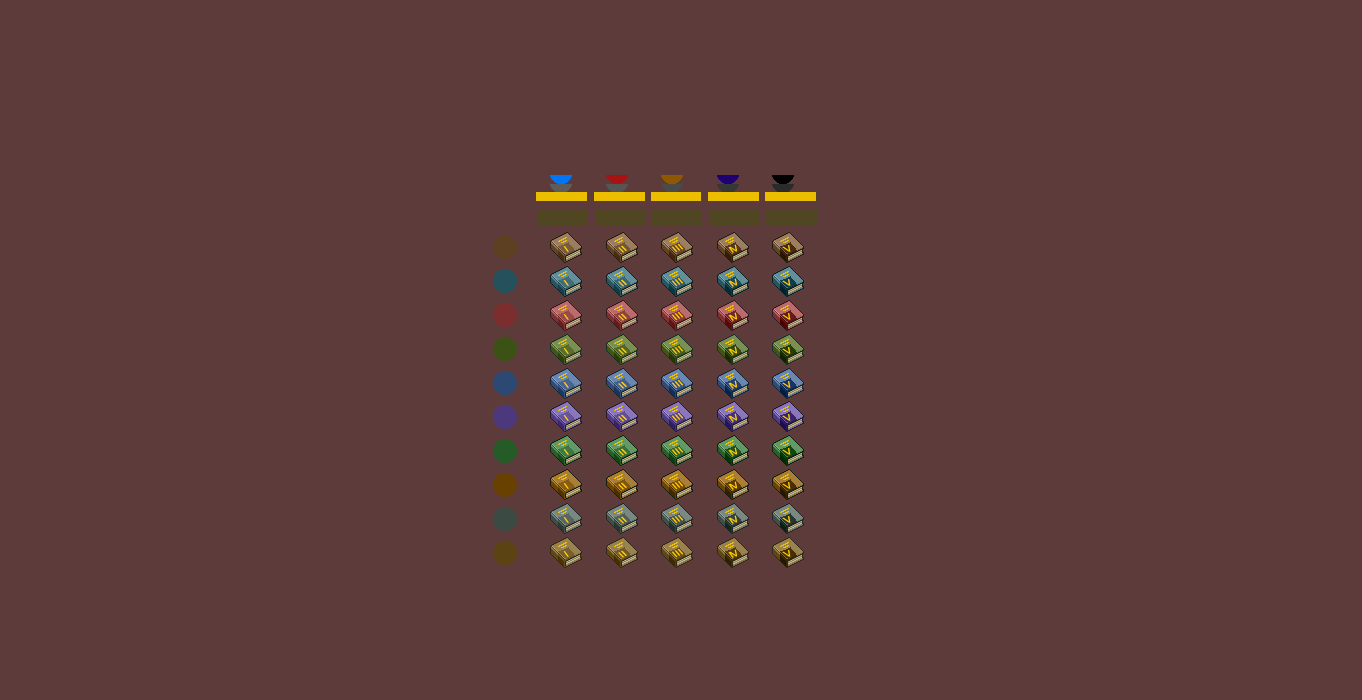
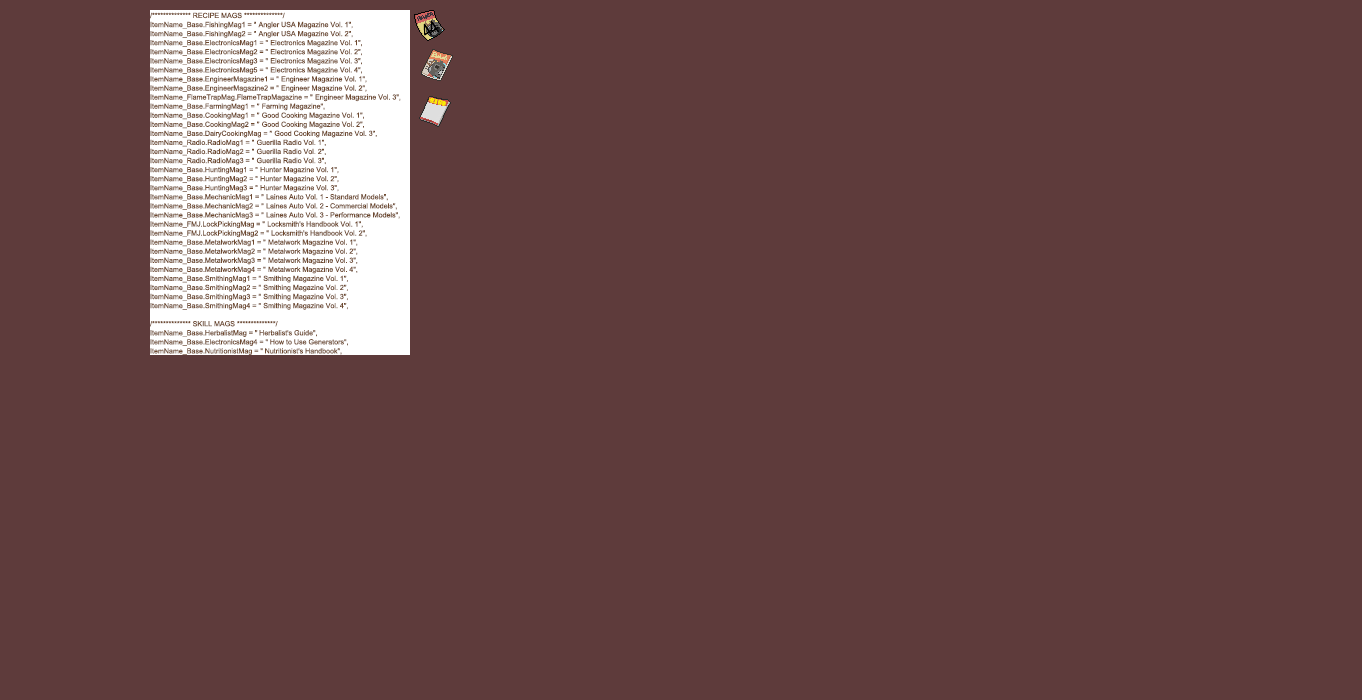
Revision of a layered (1362, 700) image; what changed, layer by layer:
removed layer "og titles normal" over [536,192,816,548]
removed group "numerals" (50 layers) over [563,243,791,558]
removed layer "I I I" (1st of 11, in "numerals") from group "numerals" over [671,548,684,557]
removed layer "I I I" (2nd of 11, in "numerals") from group "numerals" over [671,514,684,523]
removed layer "I I I" (3rd of 11, in "numerals") from group "numerals" over [671,480,684,489]
removed layer "I I I" (4th of 11, in "numerals") from group "numerals" over [671,446,684,455]
removed layer "I I I" (5th of 11, in "numerals") from group "numerals" over [671,412,684,421]
removed layer "I I I" (6th of 11, in "numerals") from group "numerals" over [671,379,684,388]
removed layer "I I I" (7th of 11, in "numerals") from group "numerals" over [671,345,684,354]
removed layer "I I I" (8th of 11, in "numerals") from group "numerals" over [671,311,684,320]
removed layer "I I I" (9th of 11, in "numerals") from group "numerals" over [671,277,684,286]
removed layer "borders" over [550,232,804,568]
removed layer "pages colorize" (was color) over [537,209,817,565]
removed layer "covers color" (was color) over [493,233,803,567]
removed group "grays" (3 layers) over [550,184,803,567]
removed layer "pages - gray" from group "grays" over [566,250,802,565]
removed layer "splash darkener" (was overlay) from group "grays" over [550,184,797,567]
removed layer "Covers - gray" from group "grays" over [551,233,803,567]
removed layer "bottom splash" over [550,175,797,567]
removed layer "titles colorize backup" (was color) over [537,193,817,549]
showed group "lit names" (2 layers) over [150,10,410,355]
showed group "pamphlet" (1st of 2) (25 layers) over [414,10,445,41]
showed group "magazine" (1st of 2) (7 layers) over [419,96,451,127]
showed group "manual" (1st of 2) (28 layers) over [421,49,453,81]
…and 41 more changes (41 removed)
